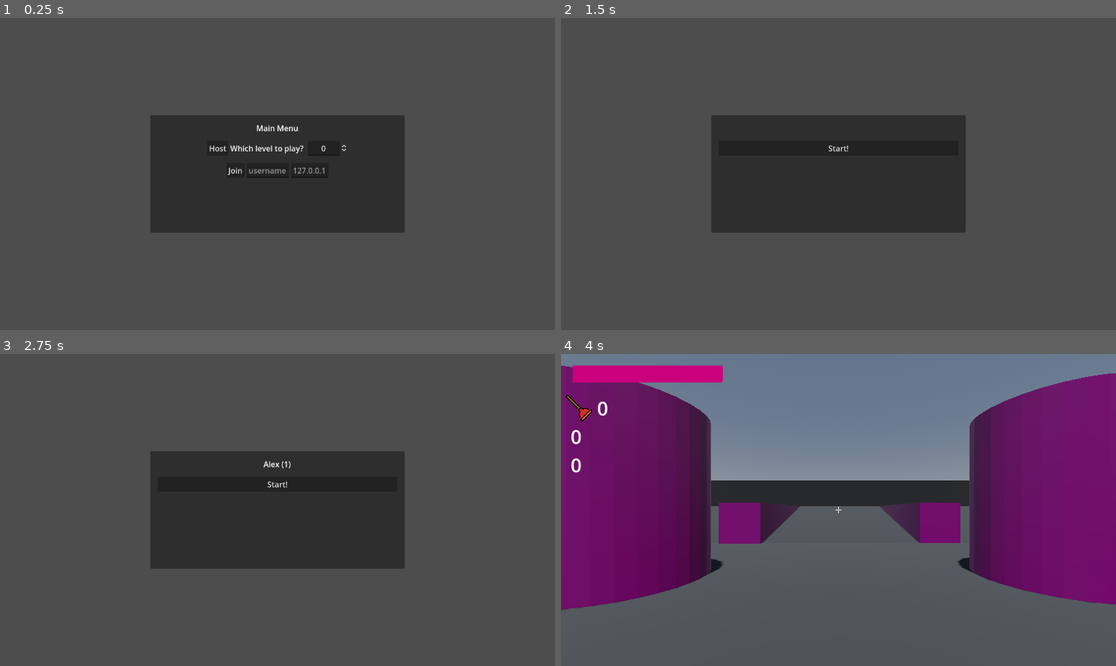
Above: before the commit, frames 1-4 (two rows, left to right).
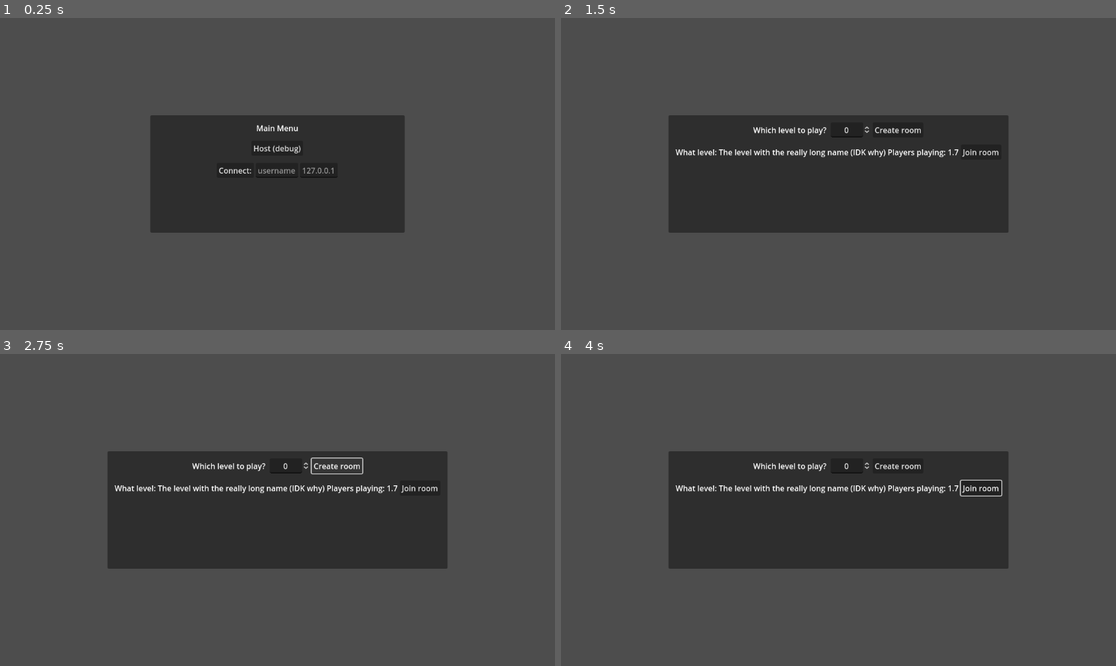
Above: after the commit, the same moments.

Repository: aidan-j-rhoden/plunger
Game: Godot game, scene res://menu/menu.tscn
Same seed, same stepped clock (60 frames per second), same inputs: the game is played once before the commit and once after it.
Inputs (mouse positions are in pixels of both pictures, inside the frame that each line leads up to):
- Up to frame 1 (0.25 s): no input
- Up to frame 2 (1.5 s): click (827, 170) at 0.52 s; type "Alex" at 0.6 s; click (871, 170) at 0.75 s; type "12" at 0.83 s; click "Host" (after the commit: "Host (debug)") at 1.25 s
- Up to frame 3 (2.75 s): click (338, 466) at 2 s, where only the run after the commit has a clickable "Create room"
- Up to frame 4 (4 s): click (982, 488) at 2.75 s, where only the run after the commit has a clickable "Join room"; click (838, 485) at 3.5 s, where only the run before the commit has a clickable "Start!"

The runs differ from the first frame. In frame 1, 0.4% of the frame differs, in the area x 37-63%, y 40-52%; in frame 2, 6.5%; in frame 3, 6.6%; in frame 4, 68%, in the area x 0-100%, y 0-82%.
Error after the commit: Invalid assignment of property or key 'text' with value of type 'String' on a base object of type 'null instance'. (res://menu/menu.gd:180)

Commit message:
Begin merge to room style connection
This is broken code, it doesn't work at all, you can't use it, don't even try.

Diff:
--- a/globals.gd
+++ b/globals.gd
@@ -1,9 +1,12 @@
 extends Node
-
-## This stores whether a game is curently playing.  This will probably be removed, as I hope to eventually impliment rooms.
-@export var game_playing := false
 
 ## A dictonary storing the peer ids as keys and their usernames as values
 @export var player_names = {}
 
-@export var which_level = 0
+## This array stores all the rooms currently being played
+## An example would look like this:
+##{
+##	"room1": {"players": ["Joe", "Jane", "uncle Bob"], "level": "Station"},
+##	"room2": {"players": ["same", "darn", "old", "name"], "level": "Death Hole"}
+##}
+@export var rooms = {}
--- a/globals.tscn
+++ b/globals.tscn
@@ -6,6 +6,7 @@
 properties/0/path = NodePath("Globals:player_names")
 properties/0/spawn = true
 properties/0/sync = true
+properties/0/watch = false
 
 [node name="Globals" type="MultiplayerSynchronizer"]
 replication_config = SubResource("SceneReplicationConfig_w1fub")
--- a/menu/menu.gd
+++ b/menu/menu.gd
@@ -3,7 +3,7 @@
 # Just have these ready to save time later
 @onready var main_menu = $MainMenu
 @onready var address = $MainMenu/MarginContainer/VBoxContainer/HBoxContainer/address
-@onready var ready_menu = $ReadyMenu
+@onready var choice_menu = $ChoiceMenu
 @onready var username = $MainMenu/MarginContainer/VBoxContainer/HBoxContainer/username
 
 var silly_names = [ # A random name is chosen if you fail to give one. ;)
@@ -33,9 +33,7 @@
 
 func _ready():
 	main_menu.show()
-	ready_menu.hide()
-
-	$MainMenu/MarginContainer/VBoxContainer/HBoxContainer2/level_select.max_value = $World/map.levels.size() - 1
+	choice_menu.hide()
 
 	if dedicated_server(): # If this is a dedicated server build, we want it to host a game automatically
 		call_deferred(_on_host_pressed())
@@ -65,7 +63,7 @@
 	multiplayer.peer_connected.connect(add_player) # When a peer connects, automatically call add_player()
 	multiplayer.peer_disconnected.connect(remove_player) # When a peer disconnects, automatically call remove_player()
 
-	Globals.which_level = int($MainMenu/MarginContainer/VBoxContainer/HBoxContainer2/level_select.value)
+#	Globals.which_level = int($MainMenu/MarginContainer/VBoxContainer/HBoxContainer2/level_select.value)
 
 	if not dedicated_server(): # If this is a dedicated server, then don't create a playr for it.
 		if username.text == "": # That's what you get for not filling out the required fields!
@@ -75,10 +73,10 @@
 			Globals.player_names[multiplayer.get_unique_id()] = username.text # Record in the globals my peer id and my username
 		add_player(multiplayer.get_unique_id()) # Call add player for the server
 
-	ready_menu.show() # Show the standby and waiting menu.
+	choice_menu.show() # Show the standby and waiting menu.
 
 
-func _on_join_pressed(): # When you press the join button.
+func _on_connect_pressed(): # When you press the connect button.
 	main_menu.hide() # Again, hide main menu.  We no longer need to see it.
 
 	if address.text == "": # For the sake of speedy debugging, an empty IP will be interpeted as localhost.
@@ -87,9 +85,9 @@
 		enet_peer.create_client(address.text, PORT)
 	multiplayer.multiplayer_peer = enet_peer # Set our multiplayer peer to that client
 
-	ready_menu.show()
-	ready_menu.get_node("MarginContainer/VBoxContainer/Start").disabled = true
-	ready_menu.get_node("MarginContainer/VBoxContainer/players").text = get_text_players(player_list)
+	choice_menu.show()
+	choice_menu.get_node("MarginContainer/VBoxContainer/Start").disabled = true
+	choice_menu.get_node("MarginContainer/VBoxContainer/players").text = get_text_players(player_list)
 
 
 @rpc("reliable", "call_local") # The '@rpc' allows this function to be called remotly.
@@ -127,7 +125,7 @@
 	print("    Server told " + str(multiplayer.get_unique_id()) + " to prestart the game!")
 
 	main_menu.hide()
-	ready_menu.hide()
+	choice_menu.hide()
 
 	get_tree().paused = true # Pause everything, so all peers start at the same time.
 	$World/map.load_level(level)
@@ -179,7 +177,7 @@
 @rpc("call_local", "reliable")
 func update_player_list(list = []):
 	player_list = list # Update to the new list given by the server
-	$ReadyMenu/MarginContainer/VBoxContainer/players.text = get_text_players(player_list) # Set the HUD properly
+	$ChoiceMenu/MarginContainer/VBoxContainer/players.text = get_text_players(player_list) # Set the HUD properly
 
 
 func get_text_players(list: Array): # Some fancy formatting
--- a/menu/menu.tscn
+++ b/menu/menu.tscn
@@ -46,25 +46,15 @@
 
 [node name="Host" type="Button" parent="MainMenu/MarginContainer/VBoxContainer/HBoxContainer2"]
 layout_mode = 2
-text = "Host"
-
-[node name="Label" type="Label" parent="MainMenu/MarginContainer/VBoxContainer/HBoxContainer2"]
-layout_mode = 2
-text = "Which level to play? "
-
-[node name="level_select" type="SpinBox" parent="MainMenu/MarginContainer/VBoxContainer/HBoxContainer2"]
-layout_mode = 2
-max_value = 1.0
-alignment = 1
-update_on_text_changed = true
+text = "Host (debug)"
 
 [node name="HBoxContainer" type="HBoxContainer" parent="MainMenu/MarginContainer/VBoxContainer"]
 layout_mode = 2
 alignment = 1
 
-[node name="Join" type="Button" parent="MainMenu/MarginContainer/VBoxContainer/HBoxContainer"]
+[node name="connect" type="Button" parent="MainMenu/MarginContainer/VBoxContainer/HBoxContainer"]
 layout_mode = 2
-text = "Join"
+text = "Connect:"
 
 [node name="username" type="LineEdit" parent="MainMenu/MarginContainer/VBoxContainer/HBoxContainer"]
 layout_mode = 2
@@ -78,7 +68,7 @@
 alignment = 1
 expand_to_text_length = true
 
-[node name="ReadyMenu" type="PanelContainer" parent="."]
+[node name="ChoiceMenu" type="PanelContainer" parent="."]
 visible = false
 layout_mode = 1
 anchors_preset = 15
@@ -91,27 +81,60 @@
 grow_horizontal = 2
 grow_vertical = 2
 
-[node name="MarginContainer" type="MarginContainer" parent="ReadyMenu"]
+[node name="MarginContainer" type="MarginContainer" parent="ChoiceMenu"]
 layout_mode = 2
 theme_override_constants/margin_left = 15
 theme_override_constants/margin_top = 15
 theme_override_constants/margin_right = 15
 theme_override_constants/margin_bottom = 15
 
-[node name="VBoxContainer" type="VBoxContainer" parent="ReadyMenu/MarginContainer"]
+[node name="VBoxContainer" type="VBoxContainer" parent="ChoiceMenu/MarginContainer"]
 layout_mode = 2
 theme_override_constants/separation = 15
 
-[node name="players" type="Label" parent="ReadyMenu/MarginContainer/VBoxContainer"]
+[node name="rooms" type="HBoxContainer" parent="ChoiceMenu/MarginContainer/VBoxContainer"]
 layout_mode = 2
+alignment = 1
+
+[node name="Label" type="Label" parent="ChoiceMenu/MarginContainer/VBoxContainer/rooms"]
+layout_mode = 2
+text = "Which level to play? "
+
+[node name="level_select" type="SpinBox" parent="ChoiceMenu/MarginContainer/VBoxContainer/rooms"]
+layout_mode = 2
+max_value = 1.0
+alignment = 1
+update_on_text_changed = true
+
+[node name="Host" type="Button" parent="ChoiceMenu/MarginContainer/VBoxContainer/rooms"]
+layout_mode = 2
+text = "Create room"
+
+[node name="room_lists" type="VBoxContainer" parent="ChoiceMenu/MarginContainer/VBoxContainer"]
+layout_mode = 2
+
+[node name="example_room" type="HBoxContainer" parent="ChoiceMenu/MarginContainer/VBoxContainer/room_lists"]
+layout_mode = 2
+
+[node name="info" type="HBoxContainer" parent="ChoiceMenu/MarginContainer/VBoxContainer/room_lists/example_room"]
+layout_mode = 2
+
+[node name="level" type="Label" parent="ChoiceMenu/MarginContainer/VBoxContainer/room_lists/example_room/info"]
+layout_mode = 2
+text = "What level: The level with the really long name (IDK why)"
 horizontal_alignment = 1
 
-[node name="Start" type="Button" parent="ReadyMenu/MarginContainer/VBoxContainer"]
+[node name="players" type="Label" parent="ChoiceMenu/MarginContainer/VBoxContainer/room_lists/example_room/info"]
 layout_mode = 2
-text = "Start!"
+text = "Players playing: 1.7"
+horizontal_alignment = 1
+
+[node name="Button" type="Button" parent="ChoiceMenu/MarginContainer/VBoxContainer/room_lists/example_room/info"]
+layout_mode = 2
+text = "Join room"
 
 [node name="World" parent="." instance=ExtResource("2_xu3ik")]
 
 [connection signal="pressed" from="MainMenu/MarginContainer/VBoxContainer/HBoxContainer2/Host" to="." method="_on_host_pressed"]
-[connection signal="pressed" from="MainMenu/MarginContainer/VBoxContainer/HBoxContainer/Join" to="." method="_on_join_pressed"]
-[connection signal="pressed" from="ReadyMenu/MarginContainer/VBoxContainer/Start" to="." method="_on_start_pressed"]
+[connection signal="pressed" from="MainMenu/MarginContainer/VBoxContainer/HBoxContainer/connect" to="." method="_on_connect_pressed"]
+[connection signal="pressed" from="ChoiceMenu/MarginContainer/VBoxContainer/rooms/Host" to="." method="_on_host_pressed"]
--- a/player/PlayerInput.gd
+++ b/player/PlayerInput.gd
@@ -4,7 +4,6 @@
 @export var jumping := false
 @export var crouching := false
 @export var firing := false
-#@export var selected_weapon = 0
 
 # Synchronized property.
 @export var direction := Vector2()
@@ -37,23 +36,14 @@
 
 func _input(event):
 	if event is InputEventMouseMotion:
-		y_rot = float(-event.relative.x) * CAMERA_ROT_SPEED
-		x_rot = float(-event.relative.y) * CAMERA_ROT_SPEED
+		y_rot += float(-event.relative.x) * CAMERA_ROT_SPEED
+		x_rot += float(-event.relative.y) * CAMERA_ROT_SPEED
 
 
 func _process(_delta):
 	# Get the input direction and handle the movement/deceleration.
 	direction = Input.get_vector("left", "right", "forward", "back")
-#	if Input.is_action_just_pressed("next_weapon"):
-#		selected_weapon += 1
-#		if selected_weapon > 2:
-#			selected_weapon = 0
-#		$"..".update_weapons_hud()
-#	if Input.is_action_just_pressed("prev_weapon"):
-#		selected_weapon -= 1
-#		if selected_weapon < 0:
-#			selected_weapon = 2
-#		$"..".update_weapons_hud()
+
 	if Input.is_action_just_pressed("jump"):
 		jump.rpc()
 	if Input.is_action_just_pressed("crouch"):
--- a/player/player.gd
+++ b/player/player.gd
@@ -32,14 +32,13 @@
 
 
 func _ready():
-	$player_name.text = Globals.player_names[$PlayerInput.get_multiplayer_authority()] # Set the 3d text label
-#	update_weapons_hud()
+	$player_name.text = Globals.player_names[input.get_multiplayer_authority()] # Set the 3d text label
+	set_physics_process(multiplayer.is_server()) # Only process on the server
 
 	if str(name).to_int() == multiplayer.get_unique_id(): # If this client is associated with this player,
 		camera.current = true # use this camera,
 		$HUD.visible = true # only show this HUD
 		$HUD/Health.value = health # and set its health to our health.
-	set_physics_process(multiplayer.is_server()) # Only process on the server
 
 
 func _physics_process(delta):
--- a/world.gd
+++ b/world.gd
@@ -1,16 +1,9 @@
 extends Node
-
-#@onready var main_menu = $CanvasLayer/MainMenu
-#@onready var address = $CanvasLayer/MainMenu/MarginContainer/VBoxContainer/address
 
 const player_scene = preload("res://player/player.tscn")
 
-#func _ready():
-#	connect(multiplayer.peer_connected, remove_player())
-
-
-#func _process(delta):
-#	$DirectionalLight3D.rotation_degrees.x += delta * 2
+func _ready():
+	multiplayer.peer_disconnected.connect(remove_player)
 
 
 func add_players(players):
Not shown, changed: .gitignore
